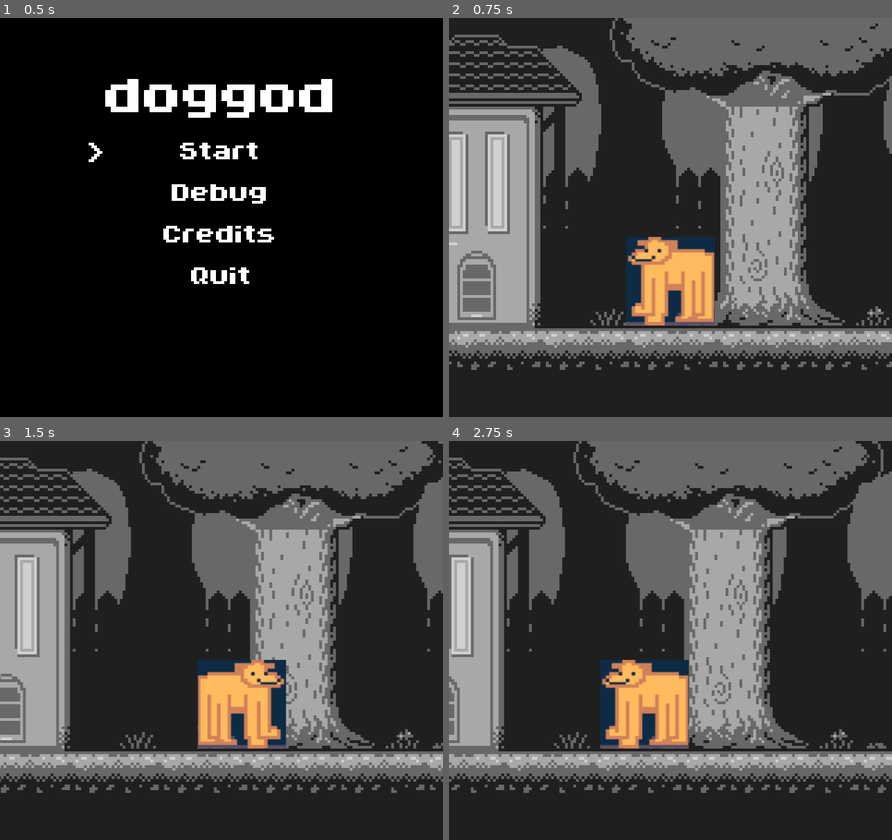
Above: before the commit, frames 1-4 (two rows, left to right).
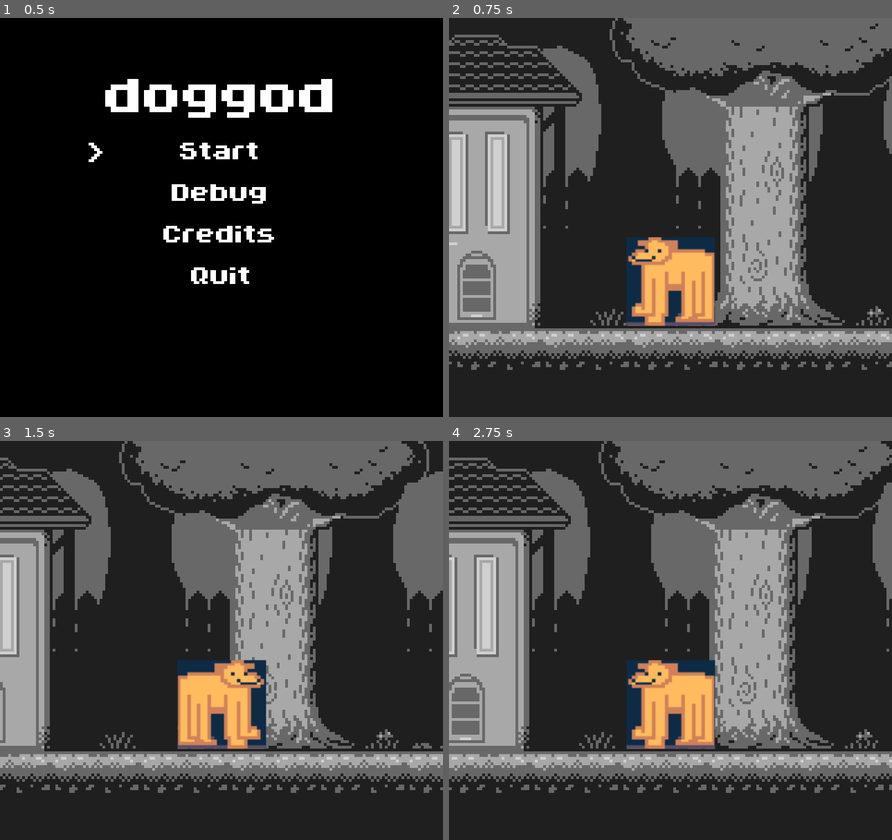
Above: after the commit, the same moments.

Repository: CookieJarCoding/dog-god
Game: Godot game, scene res://menu/main_menu.tscn
Same seed, same stepped clock (60 frames per second), same inputs: the game is played once before the commit and once after it.
Inputs:
- Up to frame 1 (0.5 s): no input
- Up to frame 2 (0.75 s): click "Start" at 0.5 s
- Up to frame 3 (1.5 s): tap Enter at 1.25 s; hold D (right) from 1.28 s (still down); tap Z (A) at 1.35 s
- Up to frame 4 (2.75 s): release D (right) at 2.03 s; hold A (left) from 2.03 s (still down); tap , (B) at 2.1 s

Frame 1 is identical in both runs. In frame 2, 0.2% of the frame differs, in the area x 40-61%, y 54-78%; in frame 3, 29%; in frame 4, 34%, in the area x 0-100%, y 0-89%.

Commit message:
refactor: enable 2D snap and adjust camera

Diff:
--- a/project.godot
+++ b/project.godot
@@ -134,3 +134,4 @@
 rendering_device/driver.windows="d3d12"
 renderer/rendering_method="gl_compatibility"
 renderer/rendering_method.mobile="gl_compatibility"
+2d/snap/snap_2d_transforms_to_pixel=true
--- a/sidescroll_system/actors/player/player.tscn
+++ b/sidescroll_system/actors/player/player.tscn
@@ -24,7 +24,6 @@
 [node name="Camera2D" type="Camera2D" parent="." unique_id=92072074]
 offset = Vector2(0, -39)
 limit_smoothed = true
-position_smoothing_enabled = true
 position_smoothing_speed = 7.0
 
 [node name="Bark" type="Label" parent="." unique_id=523306035]
